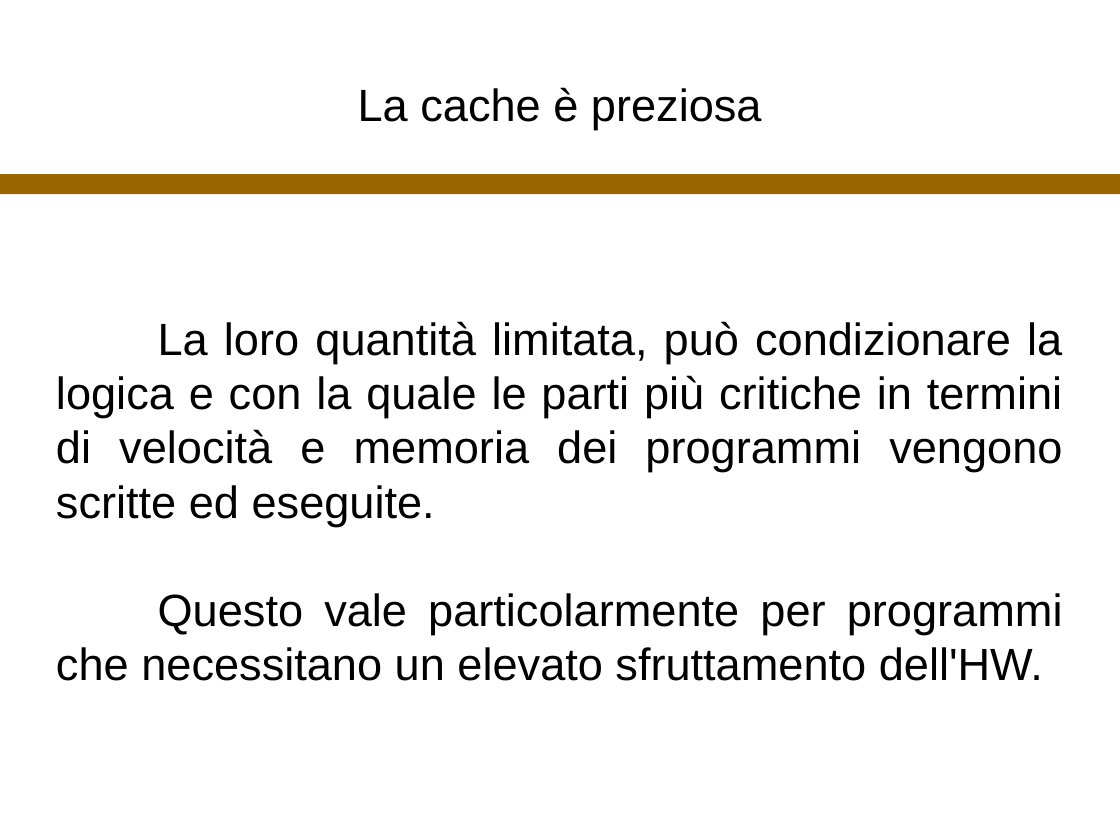
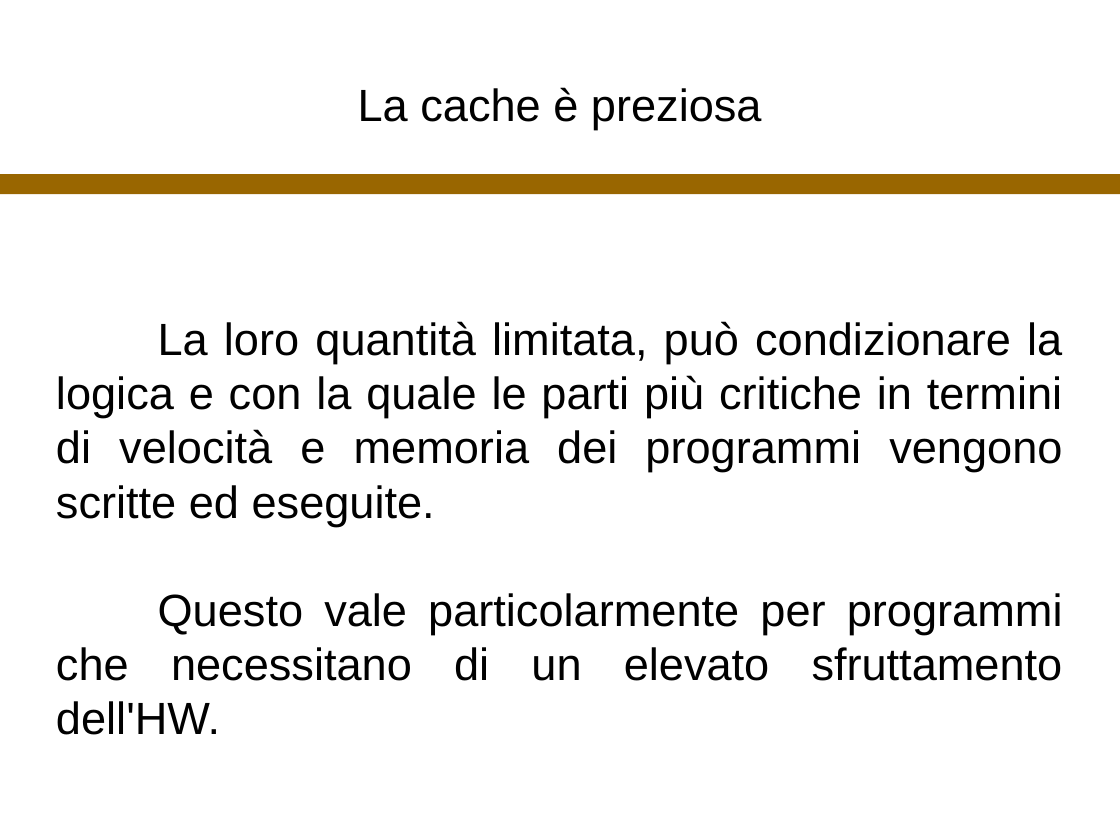
Before and after one commit to ozbaenyk/CorsoCS2019_bennic, a slide deck: slide 5 of Cache2019_bennic.odp. Drawn at 1120x840 pixels with LibreOffice and Linux fonts; fonts in the diff are those of the drawing. Boxes give left, top, right and bottom in pixels: in the first picture for what was removed or moved away, otherwise in the second. Text is boxed around its words. In the diff, an @@ line names an element or a change of style, - is before the commit and + after.

```diff
--- a/Cache2019_bennic.odp
+++ b/Cache2019_bennic.odp
@@ subtitle at (56,593,1063,735): text changed @@
-Questo vale particolarmente per programmi che necessitano un elevato sfruttamento dell'HW.
+Questo vale particolarmente per programmi che necessitano di un elevato sfruttamento dell'HW.
```
Also in this commit, not shown: 12 other slides changed, 1 other file.
